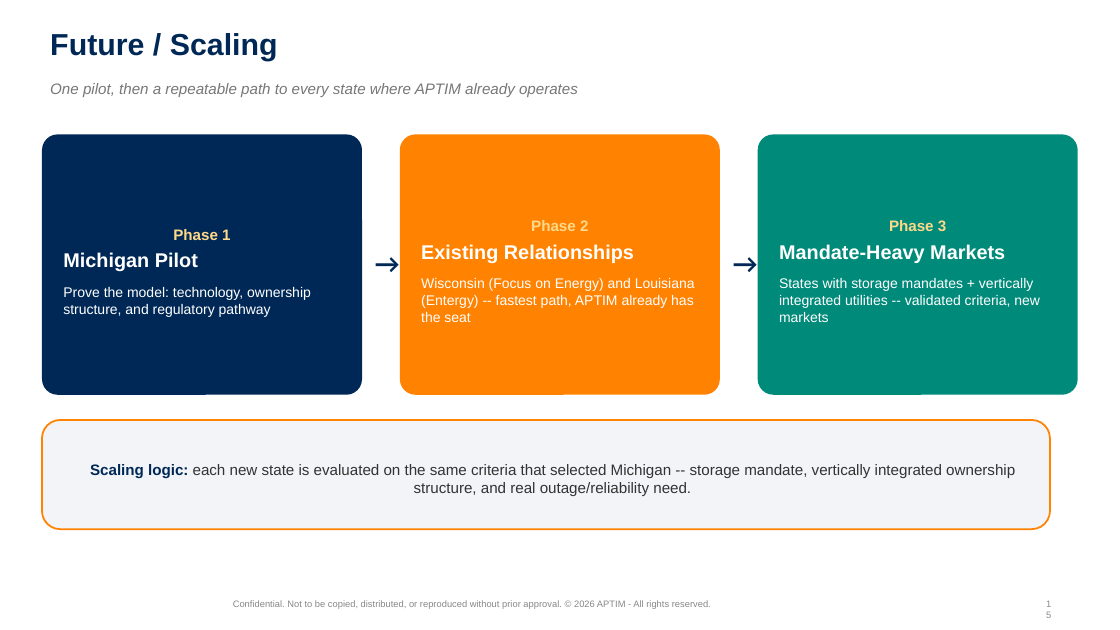
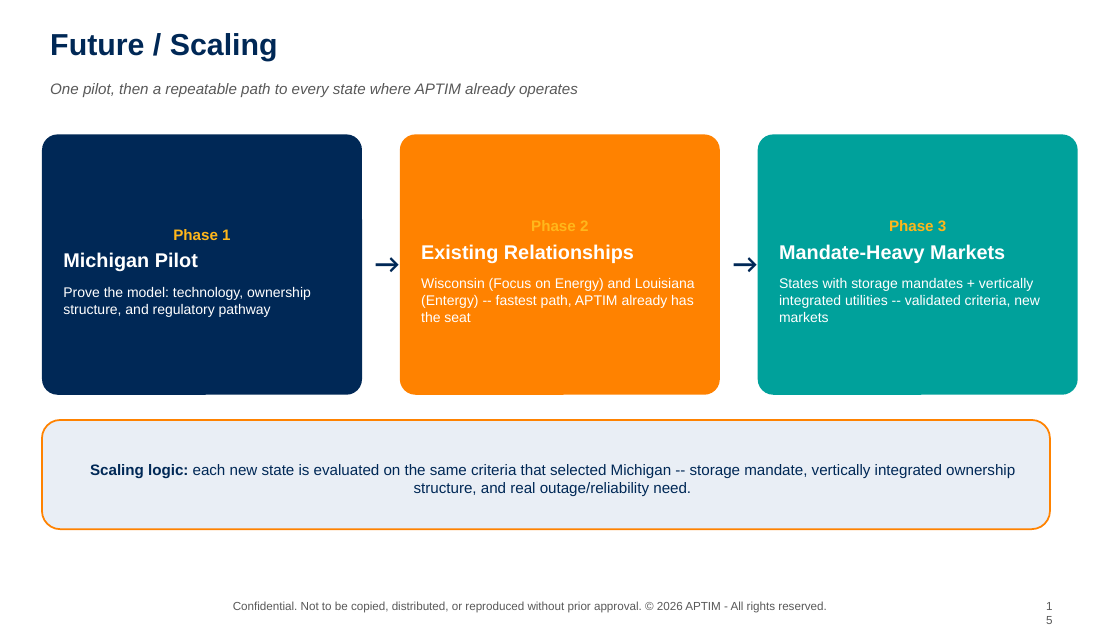
Before and after one commit to graseeuh/HERMES, a slide deck: slide 15 of Group_1_STRIVE_Presentation.pptx. Drawn at 1120x630 pixels with LibreOffice and Linux fonts; fonts in the diff are those of the drawing; background and template pictures are left out. Boxes give left, top, right and bottom in pixels: in the first picture for what was removed or moved away, otherwise in the second. Text is boxed around its words. In the diff, an @@ line names an element or a change of style, - is before the commit and + after.

```diff
--- a/Group_1_STRIVE_Presentation.pptx
+++ b/Group_1_STRIVE_Presentation.pptx
@@ text "One pilot, then a repeatable ..." at [50,83,578,97]: text colour #777777 to #595959 @@
@@ rounded rectangle "Phase 2" at [400,134,720,395]: text colour #FFD98A to #FFB71B in "Phase 2" @@
@@ rounded rectangle "Phase 3" at [758,134,1078,395]: fill #008A7A to #00A19B @@
@@ text in rounded rectangle at [173,229,230,240]: text colour #FFD98A to #FFB71B in "Phase 1" @@
@@ text in rounded rectangle at [889,220,946,231]: text colour #FFD98A to #FFB71B in "Phase 3" @@
@@ rounded rectangle "Scaling logic: each new state ..." at [42,420,1050,529]: text colour #333333 to #002856; fill #F2F4F8 to #E9EEF5 @@
@@ text "Confidential. Not to be copied, ..." at [233,601,826,613]: size 8 to 10 pt, text colour #888888 to #595959 @@
@@ text "15" at [1038,595,1065,618]: size 8 to 10 pt, text colour #888888 to #595959 @@
```
Also in this commit, not shown: 13 other slides changed.
